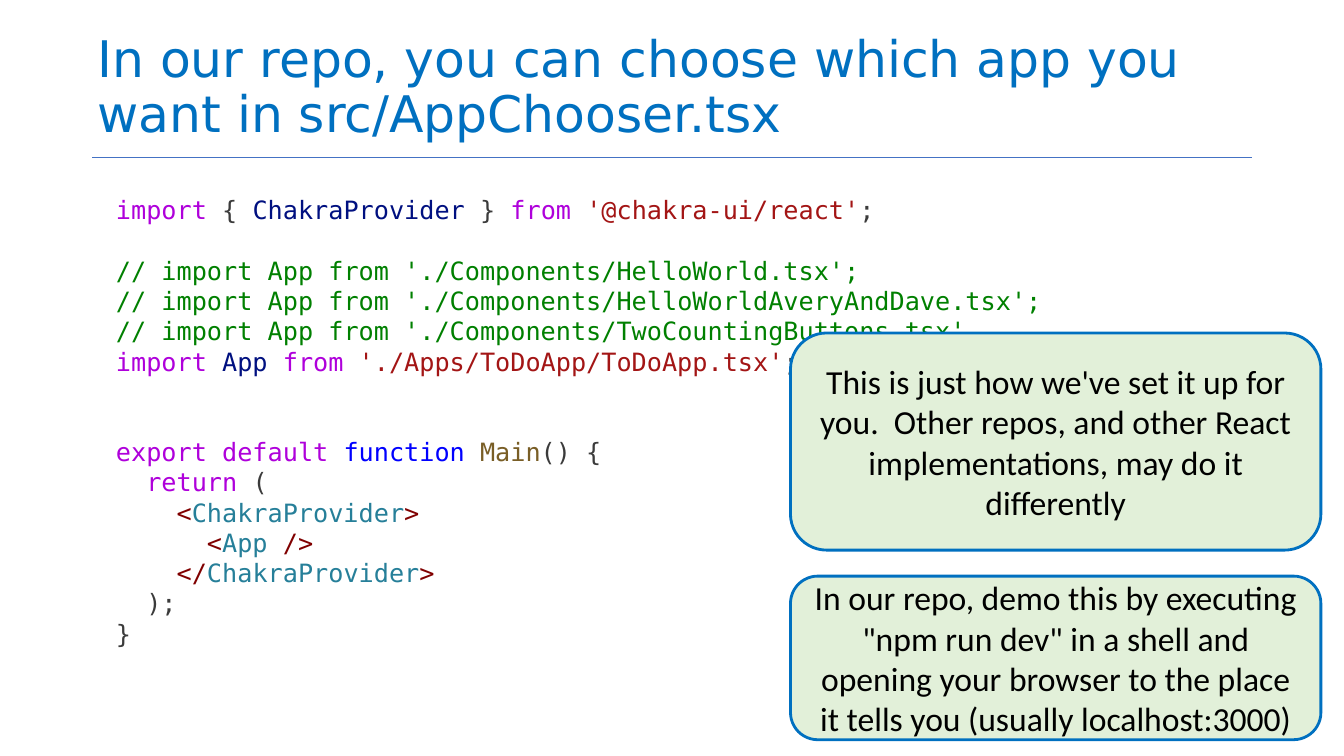
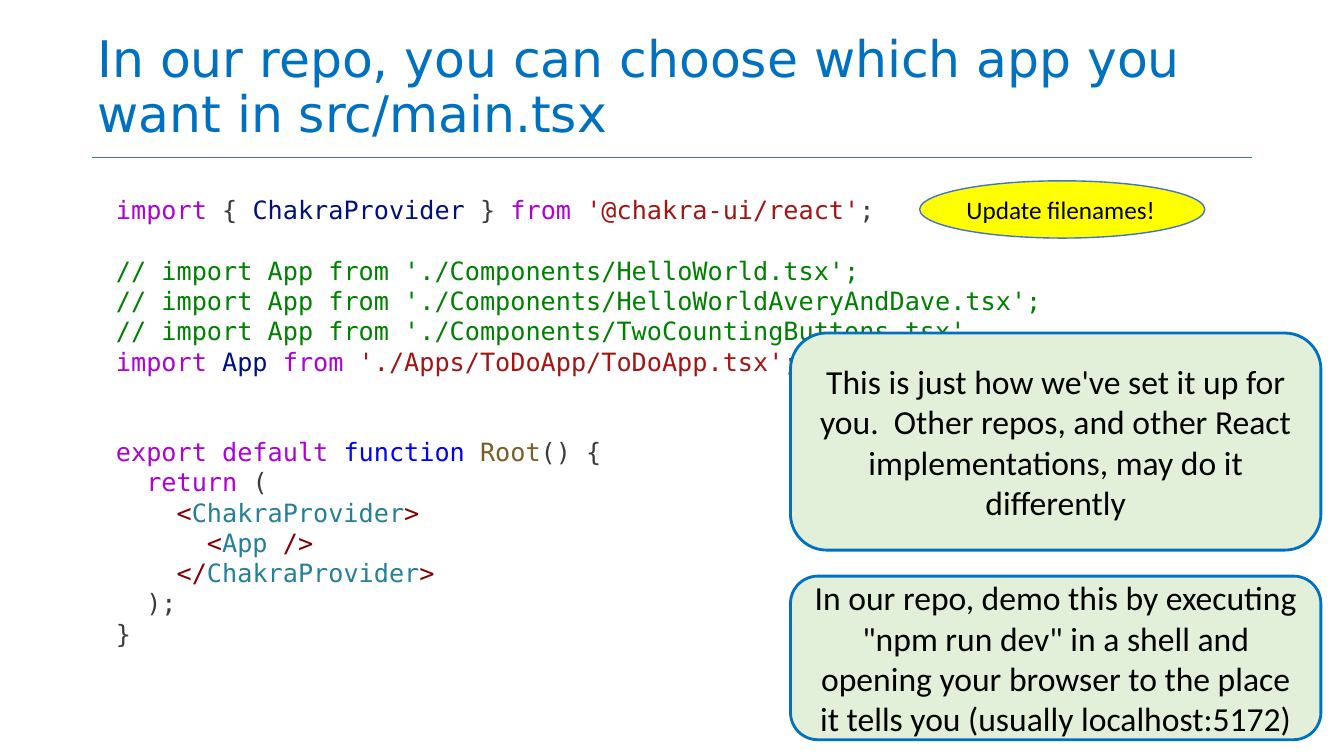
Before and after one commit to neu-se/CS4530-Fall-2026, a slide deck: slide 14 of Slides/Module 05 React Basics.pptx. Drawn at 1344x756 pixels with LibreOffice and Linux fonts; fonts in the diff are those of the drawing. Boxes give left, top, right and bottom in pixels: in the first picture for what was removed or moved away, otherwise in the second. Text is boxed around its words. In the diff, an @@ line names an element or a change of style, - is before the commit and + after.

```diff
--- a/Slides/Module 05 React Basics.pptx
+++ b/Slides/Module 05 React Basics.pptx
@@ title at (97, 38, 1179, 137): text changed @@
-In our repo, you can choose which app you want in src/AppChooser.tsx
+In our repo, you can choose which app you want in src/main.tsx
@@ ellipse added at (920, 180, 1205, 238), fill #FFFF00, outline #4472C4 1 pt, 18 pt, text #000000 @@
+Update filenames!
@@ text at (116, 441, 571, 467): text changed @@
-export default function Main() {
+export default function Root() {
@@ text in rounded rectangle at (815, 586, 1297, 740): text changed @@
-In our repo, demo this by executing "npm run dev" in a shell and opening your browser to the place it tells you (usually localhost:3000)
+In our repo, demo this by executing "npm run dev" in a shell and opening your browser to the place it tells you (usually localhost:5172)
```
Also in this commit, not shown: 14 other slides changed, 3 other files.
